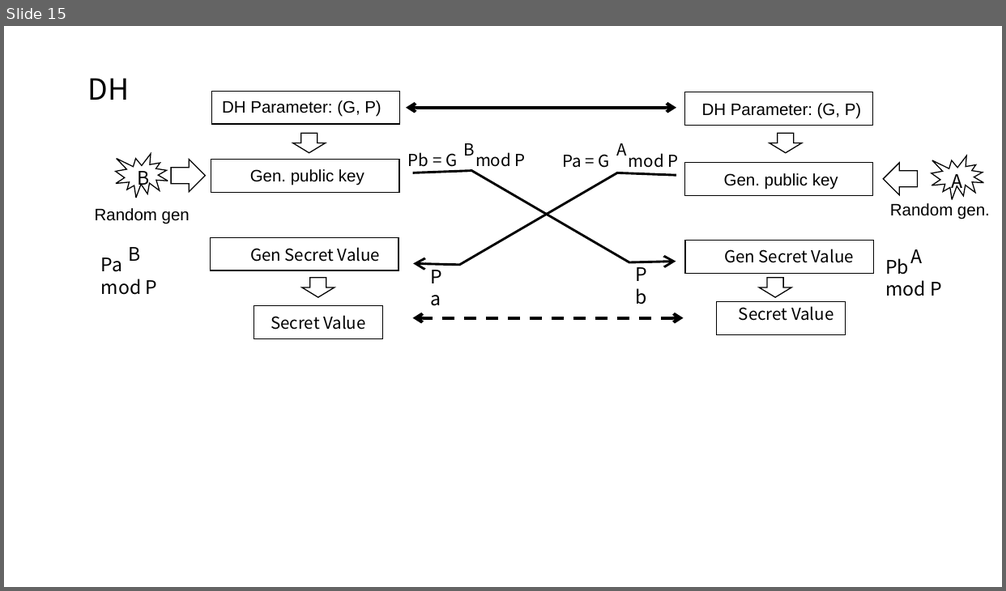
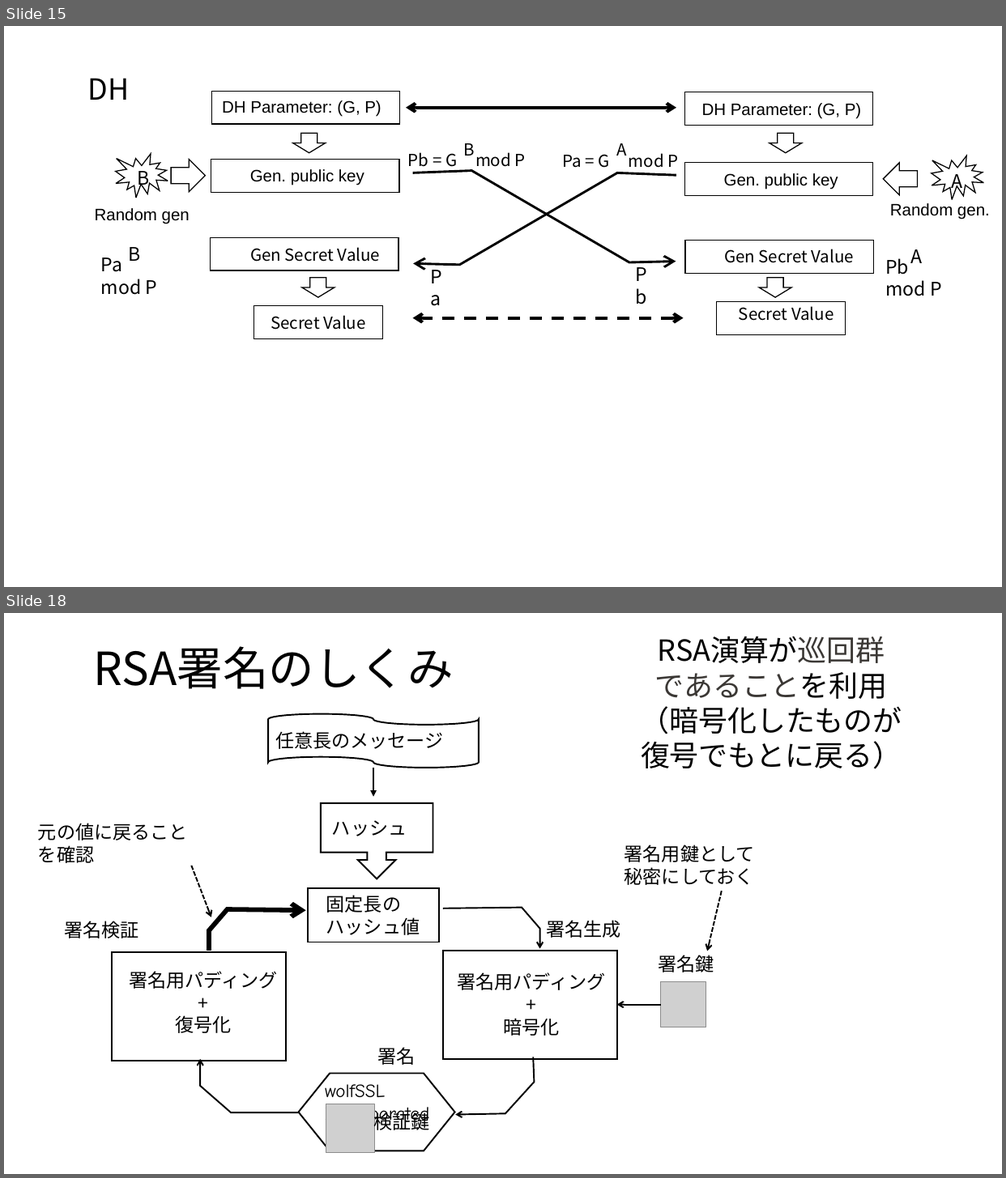
Before and after one commit to kojo1/TLSbook-en, a slide deck: Part1.Technology/Chapter3.Algorithm/Algorithm-fig-jp.pptx. Shown one above the other, each under a label of ours: slide 15 before the commit, slides 15 and 18 after it; the slides between them are not shown. The pictures are 1006x591 and 1006x1178 pixels, drawn with LibreOffice and Linux fonts; fonts in the diff are those of the drawing; grey boxes stand for pictures. Boxes give left, top, right and bottom in pixels: in the first picture for what was removed or moved away, otherwise in the second. Text is boxed around its words. In the diff, an @@ line names an element or a change of style, - is before the commit and + after.

```diff
--- a/Part1.Technology/Chapter3.Algorithm/Algorithm-fig-jp.pptx
+++ b/Part1.Technology/Chapter3.Algorithm/Algorithm-fig-jp.pptx
@@ slide 18 added at [4,613,1002,1174], background #FFFFFF @@
@@ text added at [641,636,902,769], 28 pt, text #000000 @@
+RSA演算が巡回群
+であることを利用
+（暗号化したものが
+復号でもとに戻る）
@@ title added at [94,646,454,689], 44 pt, text #000000 @@
+RSA署名のしくみ
@@ flow chart punched tape added at [268,714,479,768], fill #FFFFFF, outline #000000 1.5 pt @@
@@ text added at [275,731,443,749], 18 pt, text #000000 @@
+任意長のメッセージ
@@ arrow added from (374, 768) to (374, 796), #000000 1.5 pt @@
@@ right arrow callout added at [320,803,432,879], fill #FFFFFF, outline #000000 1.5 pt @@
@@ text added at [38,823,188,863], 18 pt, text #000000 @@
+元の値に戻ることを確認
@@ text added at [332,820,407,837], 18 pt, text #000000 @@
+ハッシュ
@@ text added at [624,845,755,885], 18 pt, text #000000 @@
+署名用鍵として
+秘密にしておく
@@ arrow added from (191, 866) to (211, 918), #000000 1.5 pt dashed @@
@@ rectangle added at [308,888,439,943], fill #FFFFFF, outline #000000 1.5 pt @@
@@ text added at [326,895,420,935], 18 pt, text #000000 @@
+固定長の
+ハッシュ値
@@ arrow added from (722, 891) to (708, 952), #000000 1.5 pt dashed @@
@@ text added at [64,921,138,939], 18 pt, text #000000 @@
+署名検証
@@ freeform shape added at [209,909,305,951], outline #000000 4.5 pt @@
@@ freeform shape added at [444,908,540,949], outline #000000 1.5 pt @@
@@ text added at [547,920,621,938], 18 pt, text #000000 @@
+署名生成
@@ rectangle added at [112,952,286,1061], fill #FFFFFF, outline #000000 1.5 pt @@
@@ rectangle added at [444,951,617,1059], fill #FFFFFF, outline #000000 1.5 pt @@
@@ text added at [129,971,277,1033], 18 pt, text #000000 @@
+署名用パディング
++
+復号化
@@ text added at [457,973,605,1036], 18 pt, text #000000 @@
+署名用パディング
++
+暗号化
@@ text added at [658,955,714,973], 18 pt, text #000000 @@
+署名鍵
@@ picture added at [661,982,706,1027] @@
@@ arrow added from (661, 1004) to (617, 1004), #000000 1.5 pt @@
@@ text added at [377,1047,415,1065], 18 pt, text #000000 @@
+署名
@@ freeform shape added at [200,1059,298,1113], outline #000000 1.5 pt @@
@@ flow chart preparation added at [298,1073,454,1152], fill #FFFFFF, outline #000000 1.5 pt @@
@@ freeform shape added at [455,1058,534,1115], outline #000000 1.5 pt @@
@@ text added at [325,1084,429,1126], 18 pt, text #000000 @@
+wolfSSL Incorporated
@@ picture added at [326,1105,374,1153] @@
@@ text added at [373,1110,429,1133], 18 pt, text #000000 @@
+検証鍵
```
Also in this commit, not shown: 5 other slides added, 5 other files.
